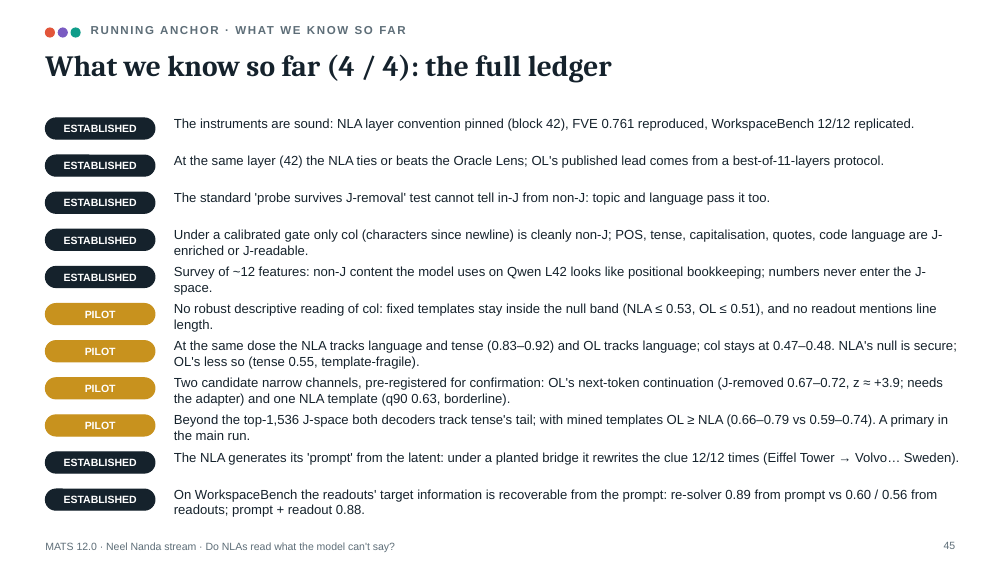
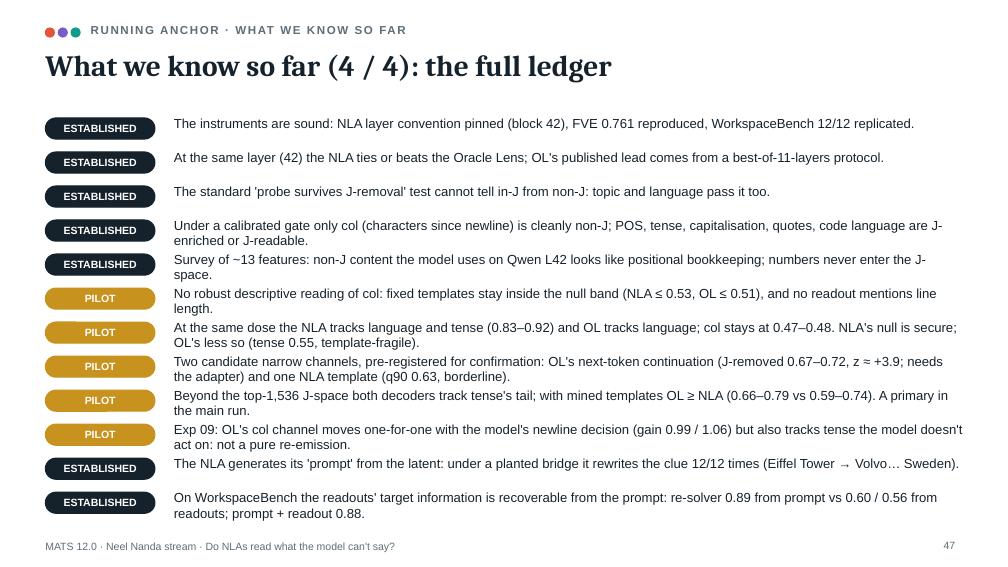
Before and after one commit to Jarus77/mats-nla-workspace, a slide deck: slide 47 of deck/mats_nla_workspace.pptx (slide 45 before the commit). Drawn at 1008x567 pixels with LibreOffice and Linux fonts; fonts in the diff are those of the drawing. Boxes give left, top, right and bottom in pixels: in the first picture for what was removed or moved away, otherwise in the second. Text is boxed around its words. In the diff, an @@ line names an element or a change of style, - is before the commit and + after.

```diff
--- a/deck/mats_nla_workspace.pptx
+++ b/deck/mats_nla_workspace.pptx
@@ 2 texts, 1 rounded rectangle: place and size @@
-2 texts, 1 rounded rectangle at bbox=[45, 192, 770, 213]
+2 texts, 1 rounded rectangle at bbox=[45, 186, 770, 207]
@@ 3 texts, 2 rounded rectangles: place and size @@
-3 texts, 2 rounded rectangles at bbox=[45, 229, 943, 287]
+3 texts, 2 rounded rectangles at bbox=[45, 220, 943, 275]
@@ text at bbox=[174, 254, 926, 282]: text changed @@
-Survey of ~12 features: non-J content the model uses on Qwen L42 looks like positional bookkeeping; numbers never enter the J-space.
+Survey of ~13 features: non-J content the model uses on Qwen L42 looks like positional bookkeeping; numbers never enter the J-space.
@@ 2 texts, 1 rounded rectangle: place and size @@
-2 texts, 1 rounded rectangle at bbox=[45, 303, 936, 332]
+2 texts, 1 rounded rectangle at bbox=[45, 288, 936, 316]
@@ 4 texts, 2 rounded rectangles: place and size @@
-4 texts, 2 rounded rectangles at bbox=[45, 340, 957, 406]
+4 texts, 2 rounded rectangles at bbox=[45, 322, 957, 384]
@@ 2 texts, 1 rounded rectangle: place and size @@
-2 texts, 1 rounded rectangle at bbox=[45, 414, 948, 440]
+2 texts, 1 rounded rectangle at bbox=[45, 390, 948, 415]
@@ 2 rounded rectangles, 1 text: place and size @@
-2 rounded rectangles, 1 text at bbox=[45, 452, 155, 510]
+2 rounded rectangles, 1 text at bbox=[45, 424, 155, 479]
@@ rounded rectangle at bbox=[45, 424, 155, 445]: fill #15222C to #C8921E; outline #15222C 1 pt to #C8921E 1 pt @@
@@ text added at bbox=[85, 430, 116, 438], 10 pt, text #FFFFFF, bold @@
+PILOT
@@ text added at bbox=[174, 424, 963, 452], 12.5 pt, text #15222C @@
+Exp 09: OL's col channel moves one-for-one with the model's newline decision (gain 0.99 / 1.06) but also tracks tense the model doesn't act on: not a pure re-emission.
@@ text "The NLA generates its 'prompt' ...": place and size @@
-text "The NLA generates its 'prompt' ..." at bbox=[174, 452, 959, 465]
+text "The NLA generates its 'prompt' ..." at bbox=[174, 458, 959, 471]
@@ text "ESTABLISHED": place and size @@
-text "ESTABLISHED" at bbox=[64, 458, 137, 466]
+text "ESTABLISHED" at bbox=[64, 498, 137, 506]
@@ rounded rectangle added at bbox=[45, 492, 155, 513], fill #15222C, outline #15222C 1 pt @@
@@ text "On WorkspaceBench the readouts' target ...": place and size @@
-text "On WorkspaceBench the readouts' target ..." at bbox=[174, 489, 937, 517]
+text "On WorkspaceBench the readouts' target ..." at bbox=[174, 492, 937, 521]
@@ page number at bbox=[944, 542, 956, 549]: text changed @@
-45
+47
```
Also in this commit, not shown: 15 other slides changed, 3 slides added, 7 other files.
